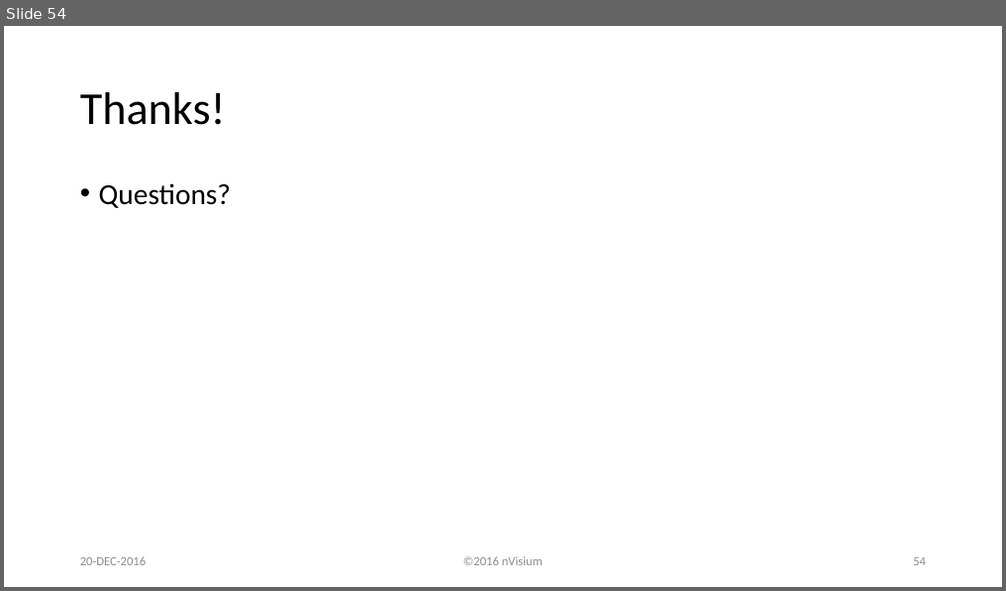
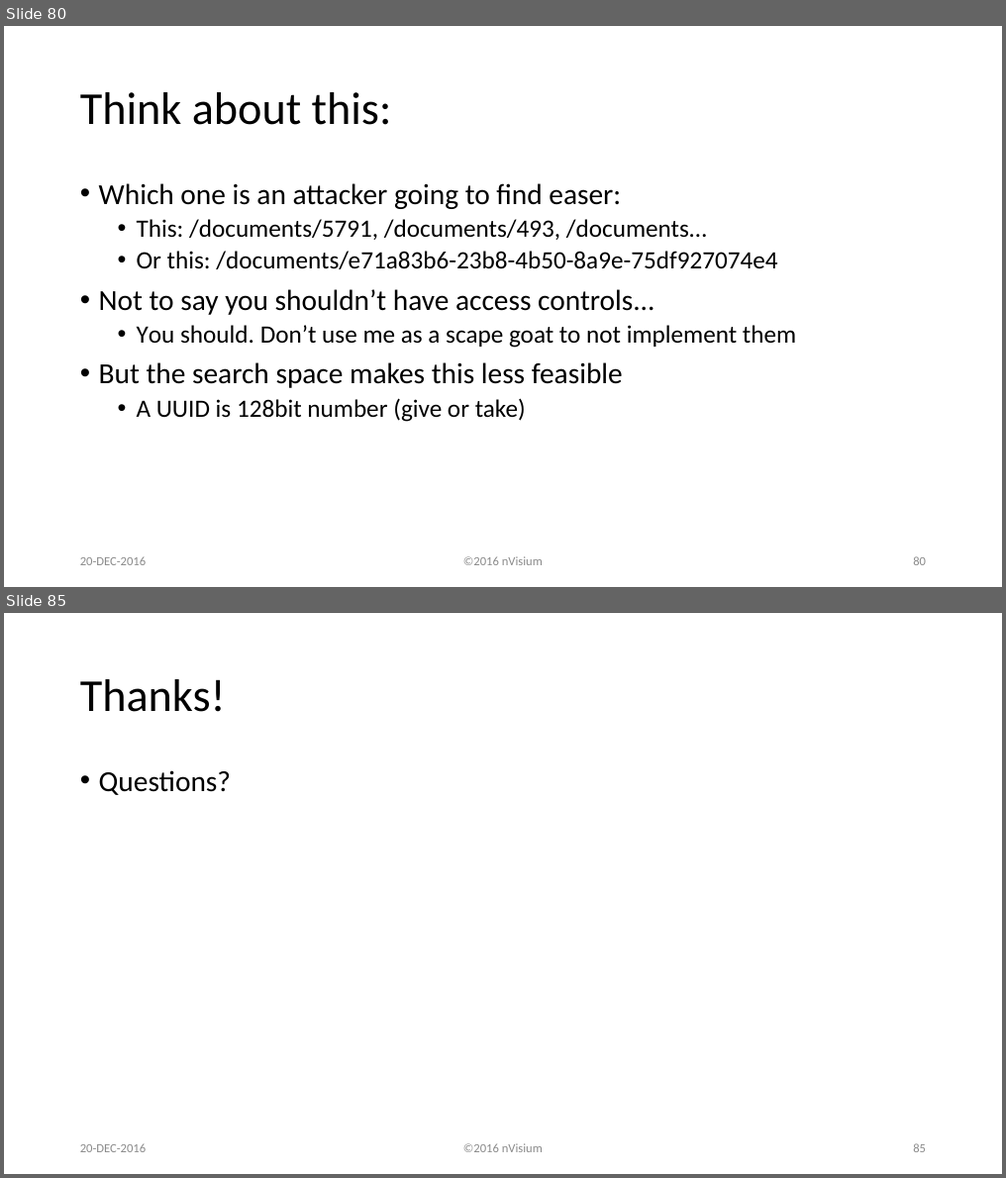
Before and after one commit to lojikil/heraclitus, a slide deck: HeraclitusSeminar.pptx. Shown one above the other, each under a label of ours: slide 54 before the commit, slides 80 and 85 after it; the slides between them are not shown. The pictures are 1006x591 and 1006x1178 pixels, drawn with LibreOffice and Linux fonts; fonts in the diff are those of the drawing; background and template pictures are left out. Boxes give left, top, right and bottom in pixels: in the first picture for what was removed or moved away, otherwise in the second. Text is boxed around its words. In the diff, an @@ line names an element or a change of style, - is before the commit and + after.

```diff
--- a/HeraclitusSeminar.pptx
+++ b/HeraclitusSeminar.pptx
@@ slide 80 added at (4,26,1002,587), background #FFFFFF @@
@@ title added at (80,92,392,125), 44 pt, text #000000 @@
+Think about this:
@@ text added at (99,183,796,422), 24 pt, text #000000 @@
+• Which one is an attacker going to find easer:
+  • This: /documents/5791, /documents/493, /documents…
+  • Or this: /documents/e71a83b6-23b8-4b50-8a9e-75df927074e4
+• Not to say you shouldn’t have access controls...
+  • You should. Don’t use me as a scape goat to not implement them
+• But the search space makes this less feasible
+  • A UUID is 128bit number (give or take)
@@ text added at (80,557,146,566), 12 pt, text #8C8C8C @@
+20-DEC-2016
@@ text added at (463,557,543,566), 12 pt, text #8C8C8C @@
+©2016 nVisium
@@ page number added at (913,557,926,566), 12 pt, text #8C8C8C @@
+80
@@ what was slide 54 is now slide 85 @@
@@ page number at (913,1144,926,1153): text changed @@
-54
+85
```
Also in this commit, not shown: 27 slides changed, 30 other slides added.
